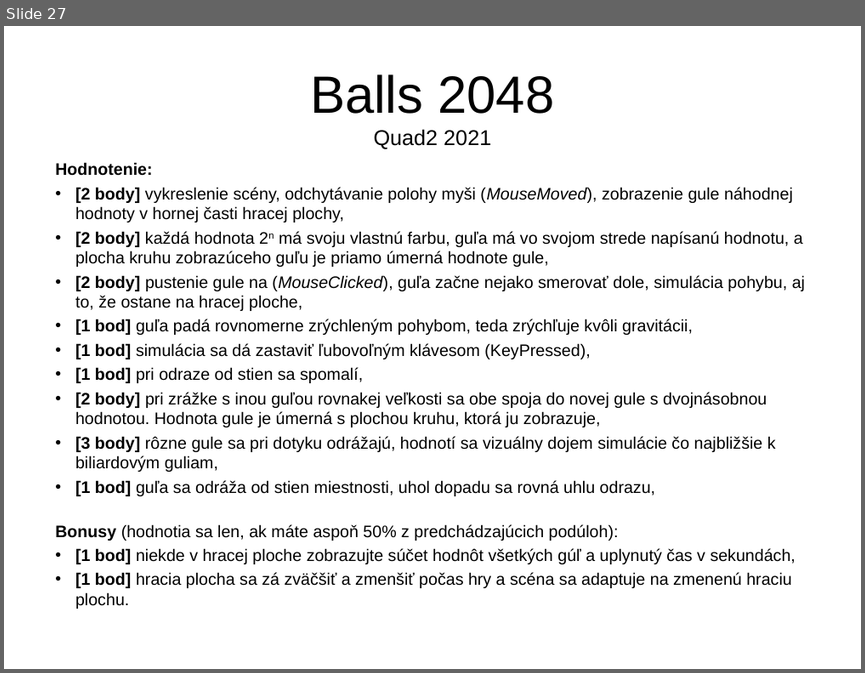
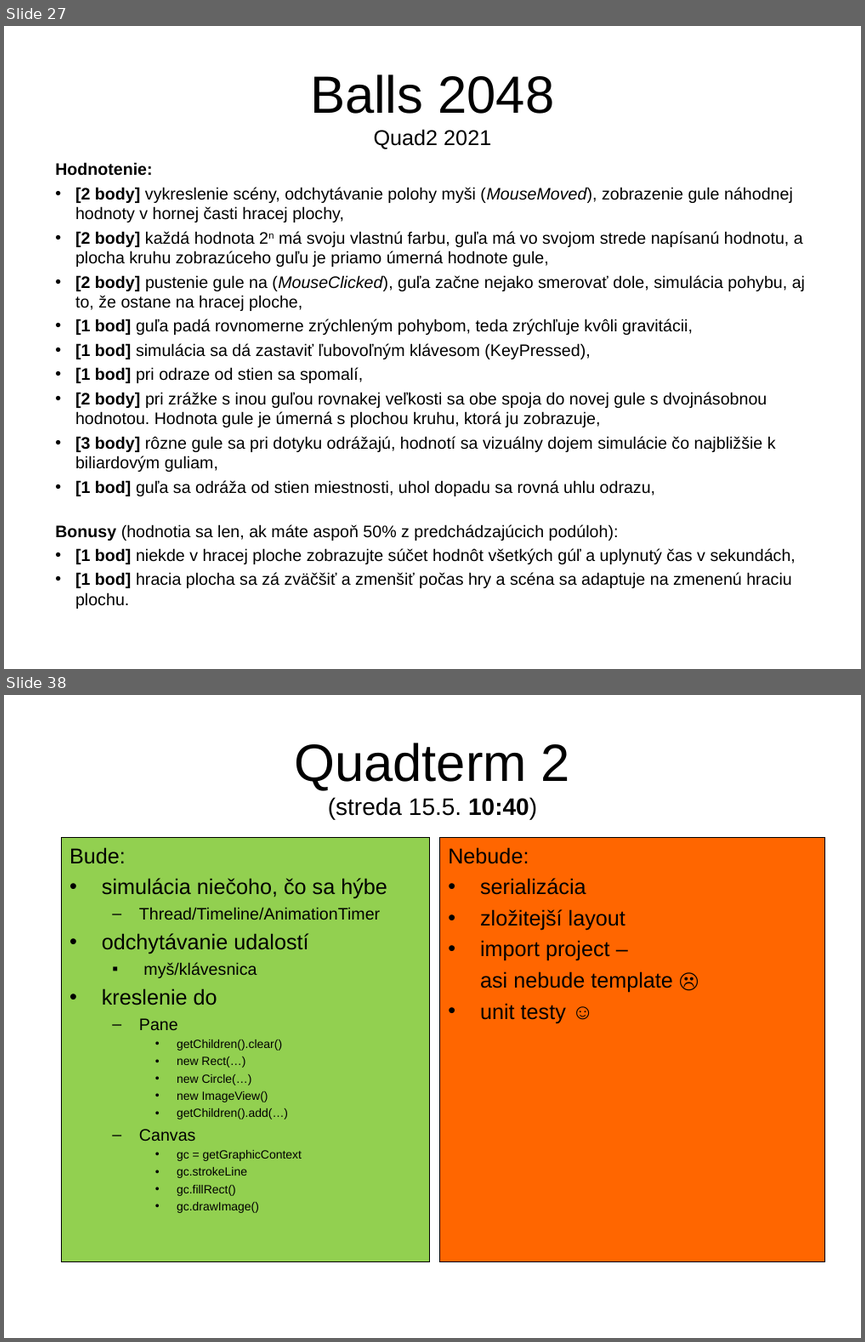
Before and after one commit to Programovanie4/Prednasky, a slide deck: 12/12_java.ppt. Shown one above the other, each under a label of ours: slide 27 before the commit, slides 27 and 38 after it; the slides between them are not shown. The pictures are 865x673 and 865x1342 pixels, drawn with LibreOffice and Linux fonts; fonts in the diff are those of the drawing. Boxes give left, top, right and bottom in pixels: in the first picture for what was removed or moved away, otherwise in the second. Text is boxed around its words. In the diff, an @@ line names an element or a change of style, - is before the commit and + after.

```diff
--- a/12/12_java.ppt
+++ b/12/12_java.ppt
@@ slide 38 added at (4, 695, 861, 1338), background #FFFFFF @@
@@ title added at (294, 743, 570, 819), 20 pt, text #000000 @@
+Quadterm 2
+(streda 15.5. 10:40)
@@ rectangle added at (62, 838, 430, 1262), fill #92D050, outline #000000 0.74 pt, 10 pt, text #000000 @@
+Bude:
+• simulácia niečoho, čo sa hýbe
+  – Thread/Timeline/AnimationTimer
+• odchytávanie udalostí
+  ▪ myš/klávesnica
+• kreslenie do
+  – Pane
+    • getChildren().clear()
+    • new Rect(…)
+    • new Circle(…)
+    • new ImageView()
+    • getChildren().add(…)
+  – Canvas
+    • gc = getGraphicContext
+    • gc.strokeLine
+    • gc.fillRect()
+    • gc.drawImage()
@@ rectangle added at (439, 838, 825, 1262), fill #FF6600, outline #000000 0.74 pt, 18 pt, text #000000 @@
+Nebude:
+• serializácia
+• zložitejší layout
+• import project –
+asi nebude template ☹
+• unit testy ☺
```
Also in this commit, not shown: 2 slides changed, 9 other slides added, 5 other files.
